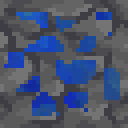
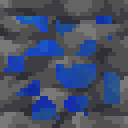
Revision of a layered 128×128 image; what changed, layer by layer:
painted on "lapis_ore" over [4, 12, 120, 120]
hid "deepslate_top" over [0, 0, 128, 128]
showed "deepslate" (2nd of 2, in "deepslate") over [0, 0, 128, 128]
